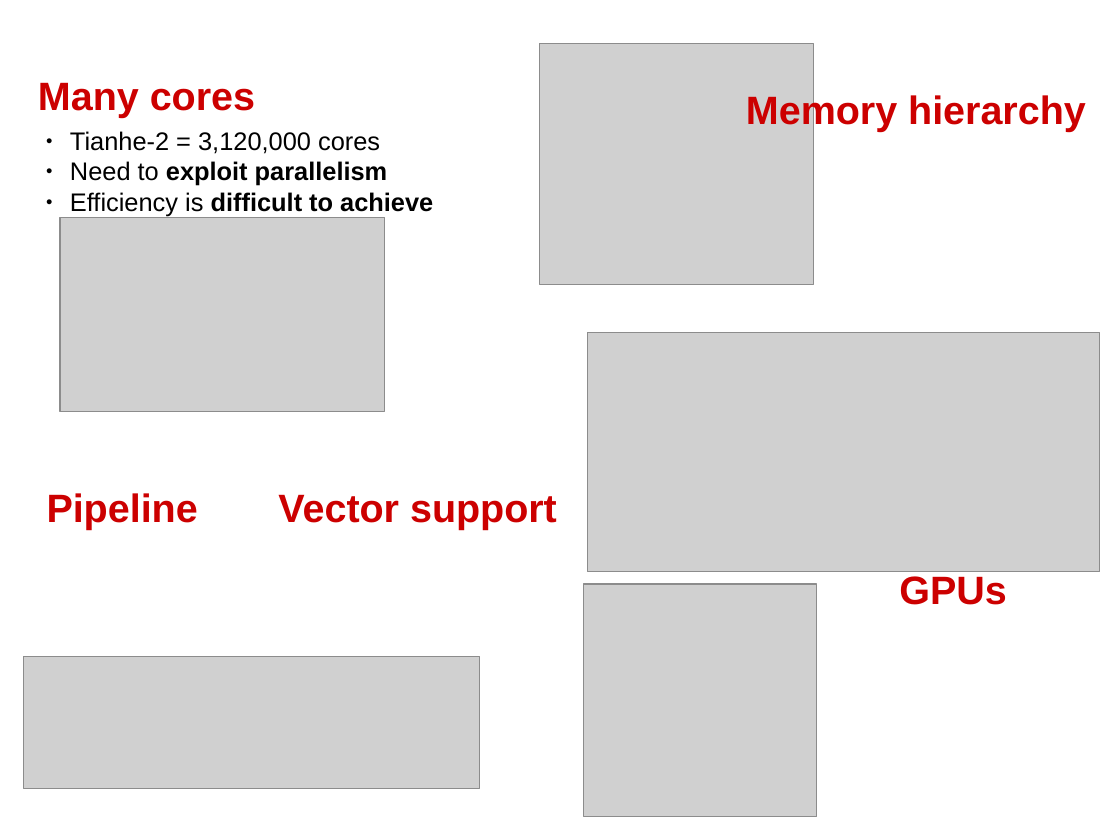
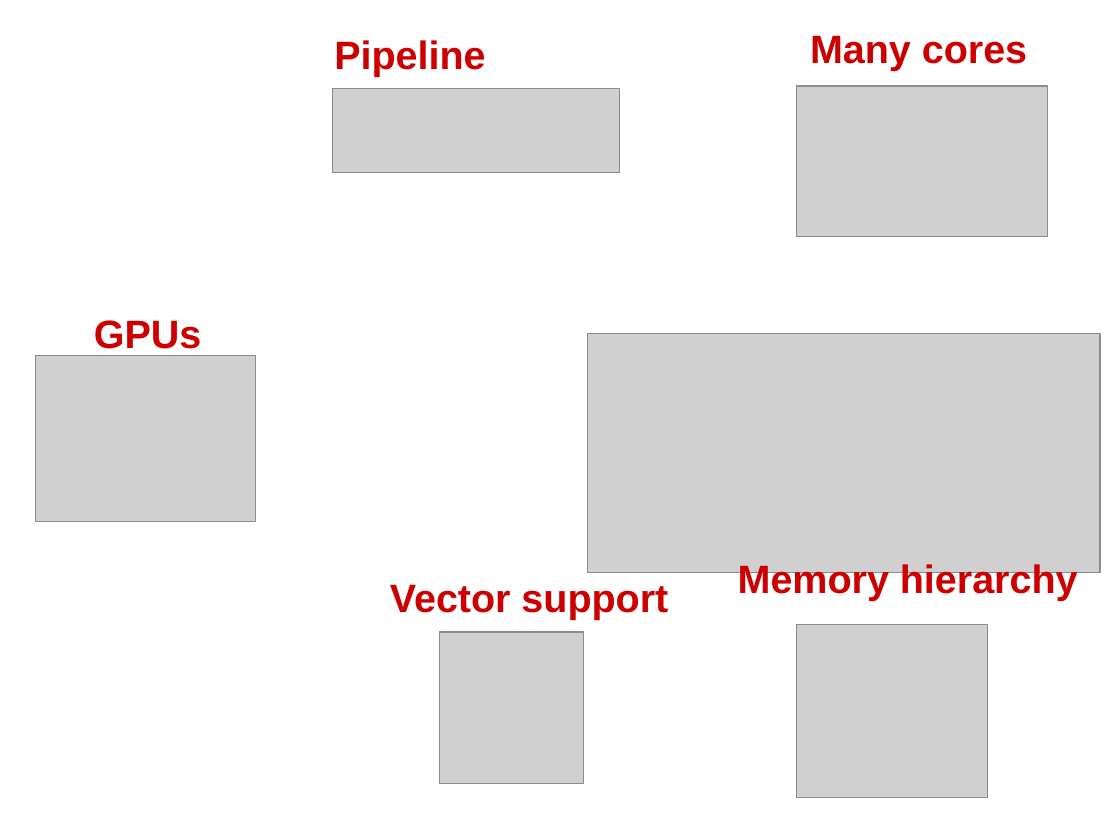
Before and after one commit to swhatelse/M2_internship, a slide deck: slide 9 of org/Presentations/defense/model/HPC.odp (slide 6 before the commit). Drawn at 1120x840 pixels with LibreOffice and Linux fonts; fonts in the diff are those of the drawing; grey boxes stand for pictures. Boxes give left, top, right and bottom in pixels: in the first picture for what was removed or moved away, otherwise in the second. Text is boxed around its words. In the diff, an @@ line names an element or a change of style, - is before the commit and + after.

```diff
--- a/org/Presentations/defense/model/HPC.odp
+++ b/org/Presentations/defense/model/HPC.odp
@@ text "Pipeline": place and size @@
-text "Pipeline" at <box>47,493,198,529</box>
+text "Pipeline" at <box>334,40,485,76</box>
@@ text "Many cores": place and size @@
-text "Many cores" at <box>38,82,255,117</box>
+text "Many cores" at <box>810,35,1027,70</box>
@@ picture: place and size @@
-picture at <box>540,44,813,285</box>
+picture at <box>332,88,620,172</box>
@@ picture added at <box>797,86,1048,238</box> @@
@@ text removed at <box>70,131,433,216</box> @@
-● Tianhe-2 = 3,120,000 cores
-● Need to exploit parallelism
-● Efficiency is difficult to achieve
@@ text "GPUs" rewrapped from <box>899,576,1006,605</box> to <box>94,320,201,356</box> @@
@@ picture: place and size @@
-picture at <box>60,217,384,413</box>
+picture at <box>36,355,256,521</box>
@@ text "Vector support": place and size @@
-text "Vector support" at <box>278,494,557,529</box>
+text "Vector support" at <box>390,584,668,620</box>
@@ text "Memory hierarchy": place and size @@
-text "Memory hierarchy" at <box>746,93,1086,132</box>
+text "Memory hierarchy" at <box>738,564,1078,601</box>
@@ picture: place and size @@
-picture at <box>24,657,481,789</box>
+picture at <box>797,625,989,798</box>
@@ picture: place and size @@
-picture at <box>584,584,817,817</box>
+picture at <box>440,632,584,785</box>
```
Also in this commit, not shown: 3 other slides changed, 3 slides added, 1 slide removed.
